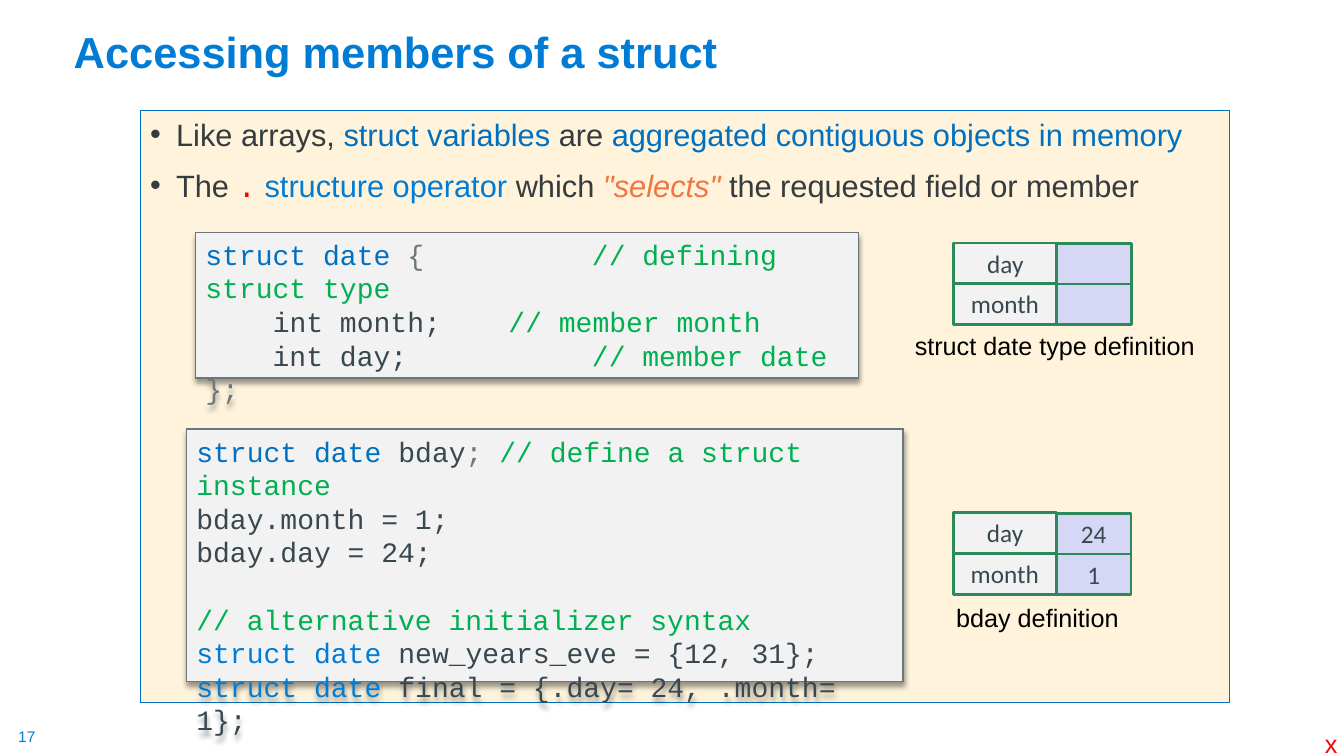
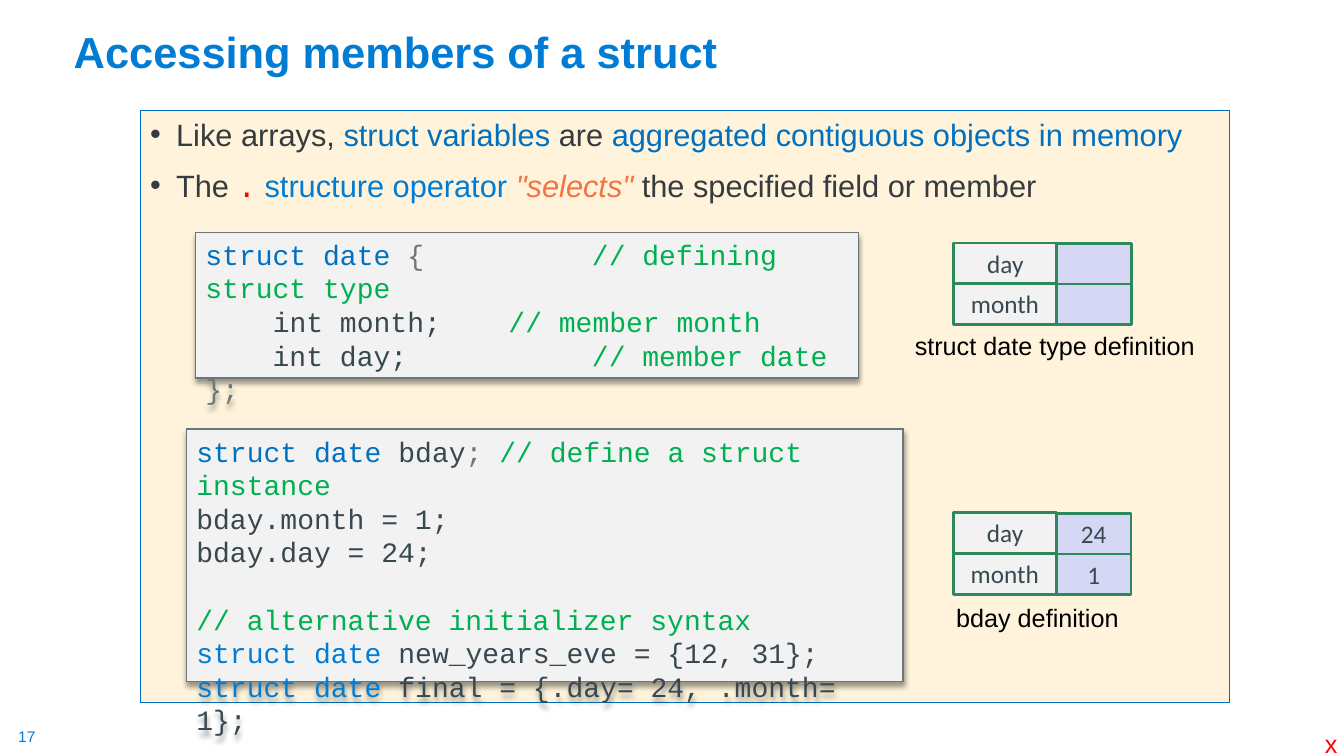
Before and after one commit to cse30-sp24/Muller-Slides, a slide deck: slide 17 of Lecture-9.pptx. Drawn at 1344x756 pixels with LibreOffice and Linux fonts; fonts in the diff are those of the drawing. Boxes give left, top, right and bottom in pixels: in the first picture for what was removed or moved away, otherwise in the second. Text is boxed around its words. In the diff, an @@ line names an element or a change of style, - is before the commit and + after.

```diff
--- a/Lecture-9.pptx
+++ b/Lecture-9.pptx
@@ text at [176,174,1037,203]: text changed @@
-• The . structure operator which "selects" the requested field or member
+• The . structure operator "selects" the specified field or member
```
Also in this commit, not shown: 12 other slides changed, 1 slide added, 1 slide removed, 1 other file.
